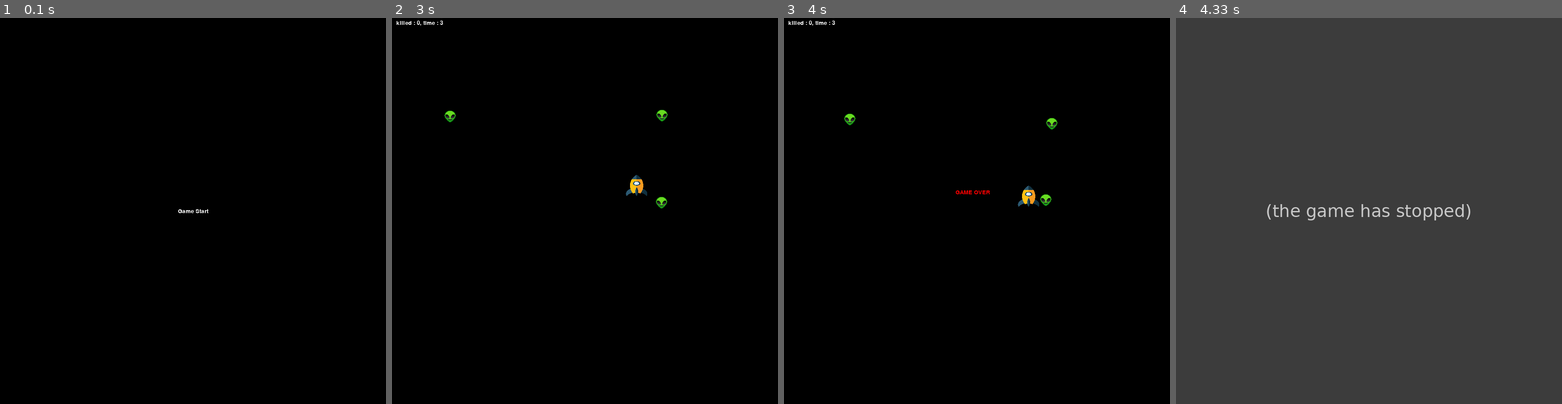
Above: before the commit, frames 1-4 (left to right).
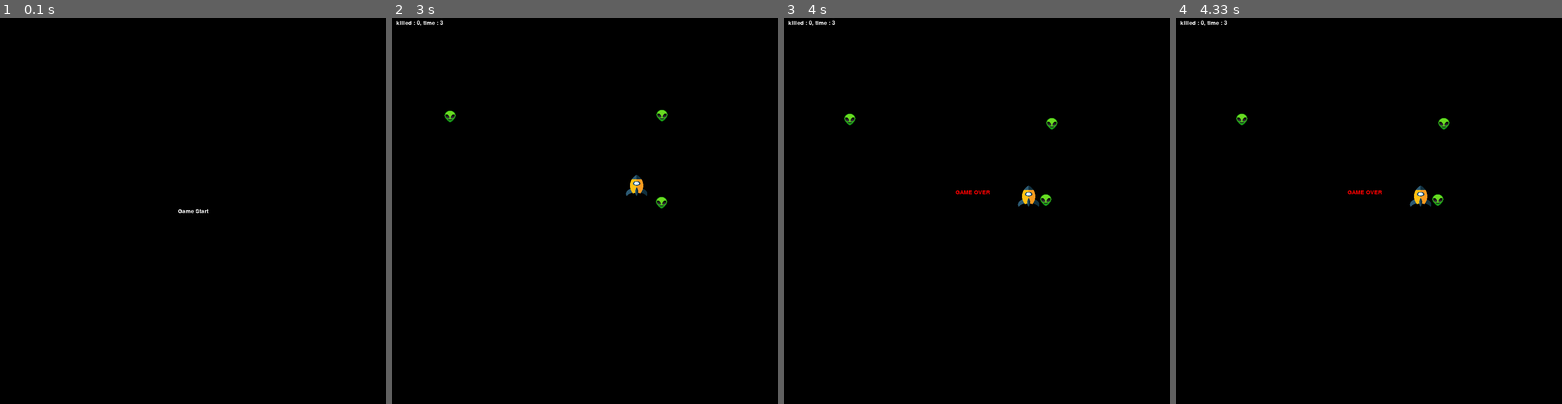
Above: after the commit, the same moments.

Repository: jeno0228/Git_Team
Game: pygame game, started from code/pygame_test.py
The game is run twice, just before and just after one commit, with the same random seed, the same clock (stepped at 60 frames per second) and the same inputs.
Inputs:
- Up to frame 1 (0.1 s): no input
- Up to frame 2 (3 s): click "Game Start" at 0.38 s; click "killed : 0, time : 0" at 0.72 s; hold Right 1-1.47 s; hold Up 1.5-1.8 s; hold Right 1.83-2.3 s; hold Left 2.33-2.87 s; hold Down from 2.9 s (still down)
- Up to frame 3 (4 s): release Down at 3.2 s
- Up to frame 4 (4.33 s): no input

Frames 1-3 are identical in both runs. In frame 4, 100% of the frame differs, in the area x 0-100%, y 0-100%.
Before the commit the program exited at 4.07 s; later frames show no game.

Commit message:
배경음악, 슈팅, 폭파 사운드 추가

Diff:
--- a/code/pygame_test.py
+++ b/code/pygame_test.py
@@ -1,4 +1,5 @@
 import pygame
+import os
 import random
 import time
 from datetime import datetime
@@ -14,6 +15,8 @@
 # 게임 내 필요한 설정
 clock = pygame.time.Clock()
 
+background_music = pygame.mixer.Sound('code/sci-fi_theme.mp3')
+background_music.play(-1)
 class obj:
     def __init__(self):
         self.x = 0
@@ -38,6 +41,12 @@
             if obj1.y-obj2.sy <= obj2.y and obj2.y <= obj1.y+obj1.sy:
                 return True
     return False
+
+
+shoot_sound = pygame.mixer.Sound('code/laserfire01.ogg')
+explosion_sound_1 = pygame.mixer.Sound('code/explosion.wav')
+explosion_sound_2 = pygame.mixer.Sound('code/DeathFlash.flac')
+
 
 panda = obj()
 panda.put_img("code/ss.png")
@@ -120,6 +129,7 @@
                 down_go = False
         if event.type == pygame.MOUSEBUTTONDOWN:
             shooting = True
+            shoot_sound.play()
             delay = 0
         elif event.type == pygame.MOUSEBUTTONUP:
             shooting = False
@@ -196,16 +206,18 @@
         for j in range(len(bullets)):
             bullet = bullets[j]
             if crash(enemy, bullet):
+                explosion_sound_1.play()
                 dm_enemies.append(i)
                 dm_bullets.append(j)
                 killed += 1
     for enemy in enemies:
         if crash(enemy, panda):
+            explosion_sound_2.play()
             lose = font.render("GAME OVER", True, (255,0,0))
             screen.blit(lose, (400,400))
             pygame.display.flip()
             SB = 1
-            time.sleep(1)
+            time.sleep(4)
 
     for i in range(len(items)):
         item = items[i]
Not shown, added: code/DeathFlash.flac
Not shown, added: code/explosion.wav
Not shown, added: code/laserfire01.ogg
Not shown, added: code/sci-fi_theme.mp3
